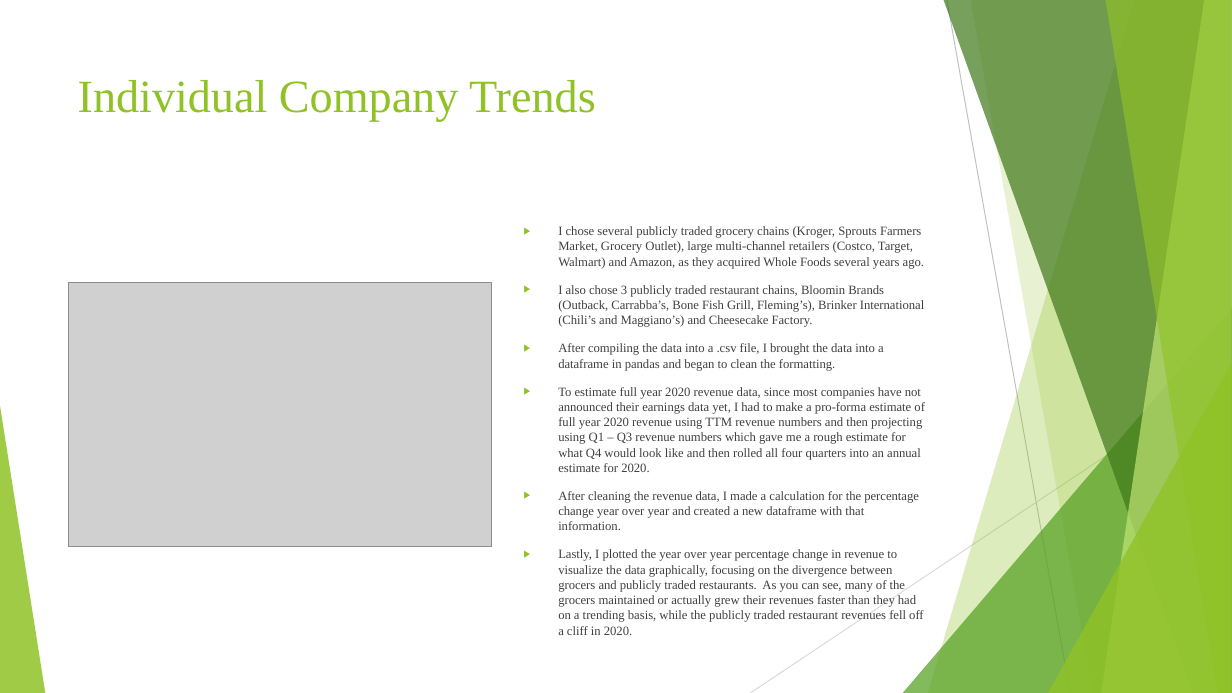
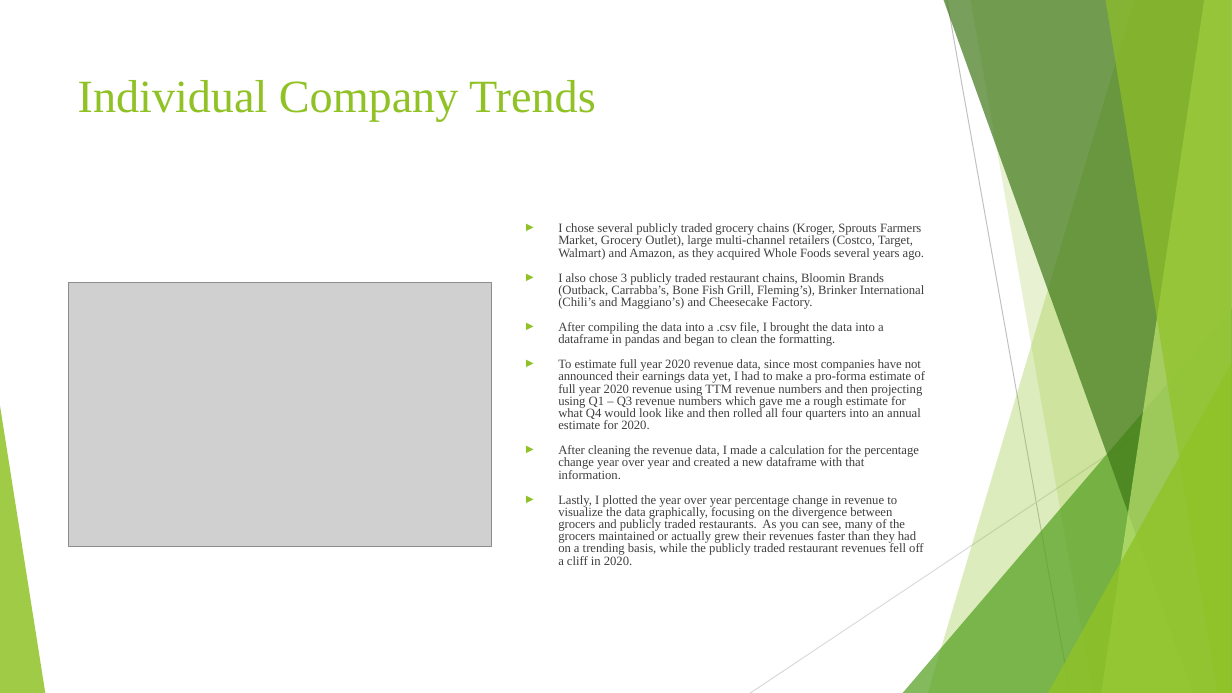
Before and after one commit to emmobley63/Project_1, a slide deck: slide 8 of Group 2 PowerPoint Presentation.pptx (slide 4 before the commit). Drawn at 1232x693 pixels with LibreOffice and Linux fonts; fonts in the diff are those of the drawing; grey boxes stand for pictures. Boxes give left, top, right and bottom in pixels: in the first picture for what was removed or moved away, otherwise in the second. Text is boxed around its words. In the diff, an @@ line names an element or a change of style, - is before the commit and + after.

```diff
--- a/Group 2 PowerPoint Presentation.pptx
+++ b/Group 2 PowerPoint Presentation.pptx
@@ text "I chose several publicly traded ..." at <box>558,223,925,565</box>: text colour #404040 to #3F3F3F; bullet ▶ to ►; line spacing 1 to 0.8; less space between paragraphs @@
@@ line (1232, 372) - (750, 693): stroke #D9D9D9 0.75 pt to #D8D8D8 0.75 pt @@
```
Also in this commit, not shown: 3 other slides changed, 4 slides added, 1 other file.
